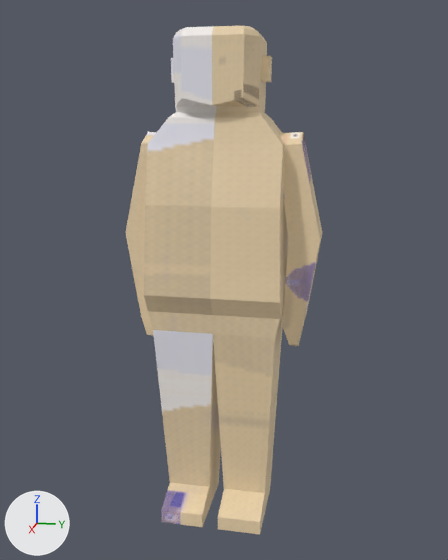
The FBX model SoapGame/Assets/Models/human.fbx: old version first, new version second.
The view is the same before and after, from a 50 mm lens placed at (25.42, 29.51, 16.26), pointed at (0.09, 24.45, 9.93). Arrows for +X, +Y and +Z are at lower left; the lights stay in place. The picture after the commit comes second.

The first picture shows 'Arm Right', 'Arm Right.001', 'NPC'.
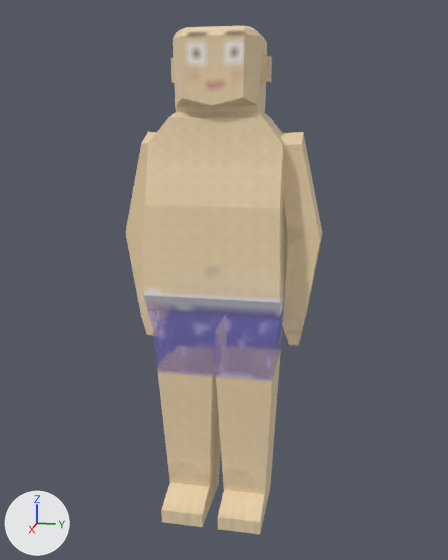
Pixel boxes [x1, y1, x2, y2] of what changed, in the pictures (448 x 560 px):
part 1 of me_cube, cut back
    before: [161, 316, 283, 532]
    after: [157, 315, 281, 532]
part 2 of me_cube, surface changed
    both: [144, 26, 289, 531]

The change, as a list of edits to the scene's bpy script:
```text
Change me_cube:
    used by ob_npc; location = (-0.44, 24.3, 0.0); rotation_euler = (1.571, 0.0, 0.0), in degrees (90, 0, 0)
    remove me_cube.from_pydata(...)  # 202 vertices, 200 faces; spans x -1.7..2.9, y -0.6..19.9, z -2.8..2.8
    add me_cube.from_pydata(...)  # 238 vertices, 240 faces; spans x -1.7..2.9, y -0.6..19.9, z -2.8..2.8
    me_cube part 1
    22 faces are deleted
    9 vertices are added at x -0.7..1.4, y 0.5..0.6, z -2.2..2.2
    20 new vertices lie (0.0, 0.6, 0.0) away from vertices in x -0.6..1.5, y -0.6, z -2.2..2.2
    7 new vertices lie (0.0, 0.5, 0.0) away from vertices in x -0.6..0.7, y 0.0, z -2.2..0.3
    62 new faces join them
    me_cube part 2: 178 kept faces spanning x -1.7..2.9, y -0.6..19.9, z -2.8..2.8 get new texture (UV) coordinates
```
